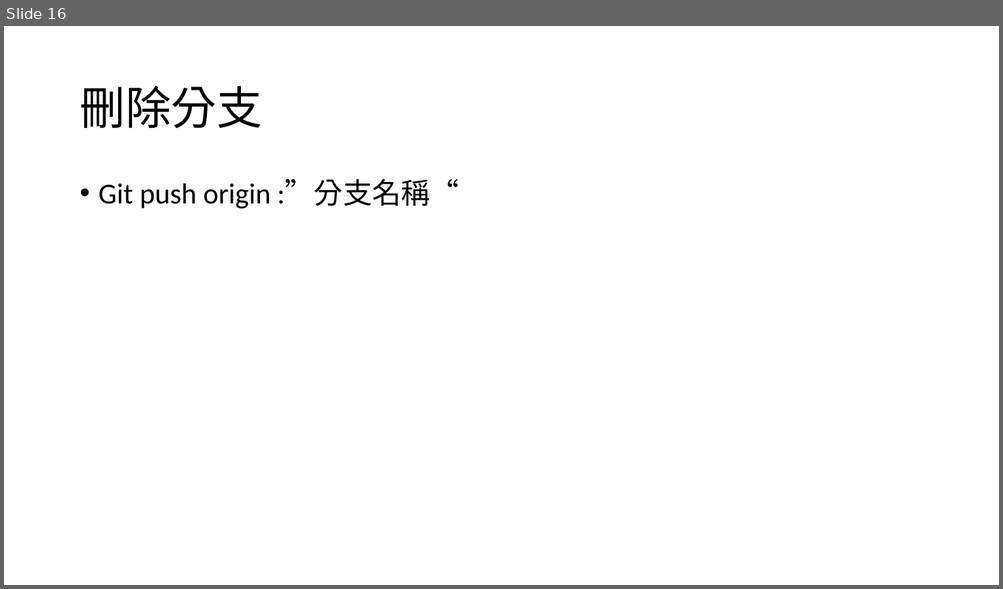
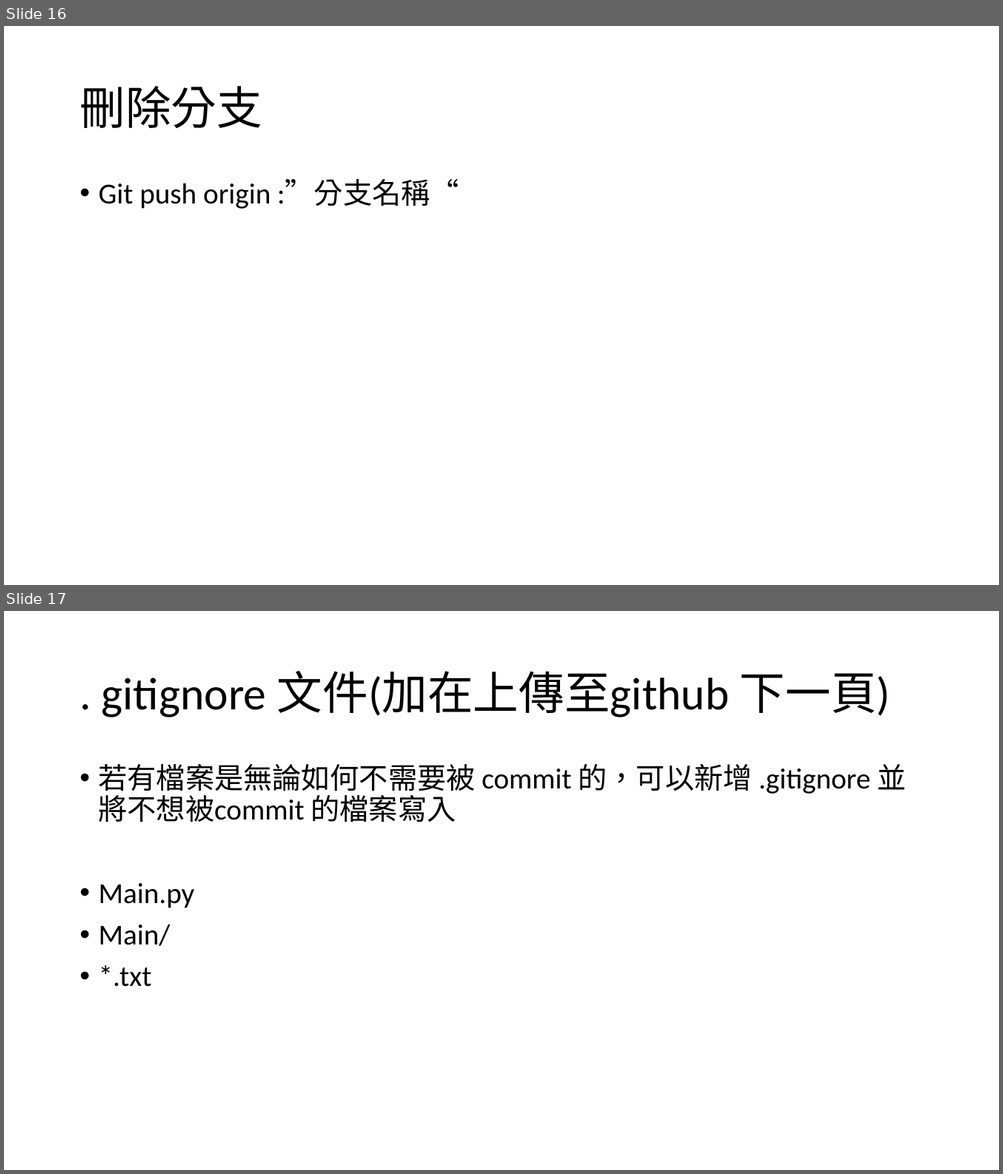
Before and after one commit to choco2001/ppt, a slide deck: test.pptx. Shown one above the other, each under a label of ours: slide 16 before the commit, slides 16 and 17 after it. The pictures are 1003x589 and 1003x1174 pixels, drawn with LibreOffice and Linux fonts; fonts in the diff are those of the drawing. Boxes give left, top, right and bottom in pixels: in the first picture for what was removed or moved away, otherwise in the second. Text is boxed around its words. In the diff, an @@ line names an element or a change of style, - is before the commit and + after.

Commit message:
新增

```diff
--- a/test.pptx
+++ b/test.pptx
@@ slide 17 added at [4,611,999,1170], background #FFFFFF @@
@@ title added at [102,671,891,718], 44 pt, text #000000 @@
+. gitignore 文件(加在上傳至github 下一頁)
@@ text added at [99,764,905,987], 28 pt, text #000000 @@
+• 若有檔案是無論如何不需要被 commit 的，可以新增 .gitignore 並將不想被commit 的檔案寫入
+• Main.py
+• Main/
+• *.txt
```
